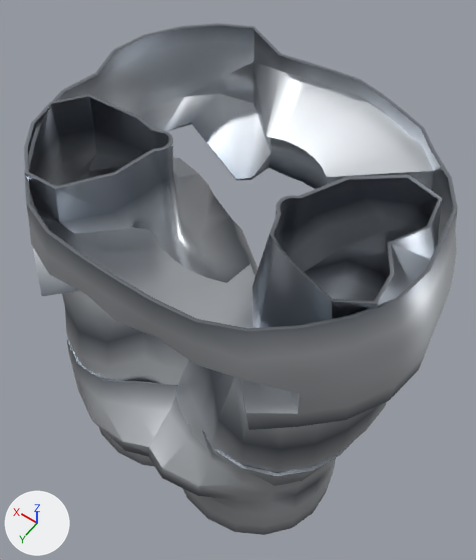
Before and after pictures for a commit that changed the glTF model assets_src/armor/kargan_2/heavy_a_legs.glb.
Before and after are seen from a 50 mm lens placed at (-0.46, 0.6, 1.788), pointed at (0.021, -0.073, 0.73). Lighting does not change. The marker at lower left points along +X, +Y and +Z. The picture after the commit comes second. Vertices at exactly the same position are counted once.

In view in the first picture: 'heavy_a_legs'.
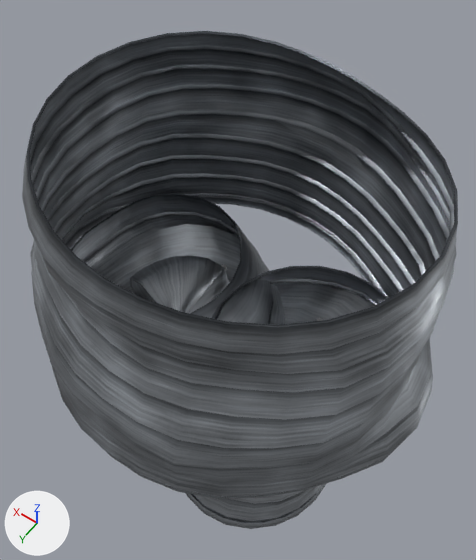
What differs and where, as boxes (x1, y1, x2, y2) in the pictures (476 x 560 px):
'heavy_a_legs', reshaped
    before: (24, 23, 458, 535)
    after: (22, 31, 458, 529)
part 1 of me_heavy_a_legs, rebuilt (14% taller)
    before: (24, 23, 458, 430)
    after: (22, 31, 458, 496)
part 2 of me_heavy_a_legs, rebuilt
    before: (149, 396, 353, 535)
    after: (186, 266, 388, 529)
part 3 of me_heavy_a_legs, rebuilt
    before: (67, 336, 178, 467)
    after: (70, 193, 285, 325)
part 4 of me_heavy_a_legs, rebuilt (not visible before)
    after: (130, 255, 230, 314)
part 5 of me_heavy_a_legs, added
    after: (65, 194, 387, 499)
part 6 of me_heavy_a_legs, added
    after: (187, 484, 326, 528)
part 7 of me_heavy_a_legs, deleted
    before: (24, 95, 442, 486)

The change, as a diff of the scene's bpy script:
```diff
--- a/assets_src/armor/kargan_2/heavy_a_legs.glb.py
+++ b/assets_src/armor/kargan_2/heavy_a_legs.glb.py
@@ img_trim_n_png @@
+img_trim_n_png = load_image('trim_n.png', '../textures/trim_n.png', 128, 64, 'Non-Color')
@@ img_trim_orm_png @@
+img_trim_orm_png = load_image('trim_orm.png', '../textures/trim_orm.png', 128, 64, 'Non-Color')
@@ img_trim_c_png @@
+img_trim_c_png = load_image('trim_c.png', '../textures/trim_c.png', 128, 64, 'sRGB')
@@ img_steel_n_png @@
+img_steel_n_png = load_image('steel_n.png', '../textures/steel_n.png', 256, 256, 'Non-Color')
@@ img_steel_orm_png @@
+img_steel_orm_png = load_image('steel_orm.png', '../textures/steel_orm.png', 256, 256, 'Non-Color')
@@ img_steel_c_png @@
+img_steel_c_png = load_image('steel_c.png', '../textures/steel_c.png', 256, 256, 'sRGB')
@@ mat_iron @@
+mat_iron = bpy.data.materials.new('iron')
+mat_iron.use_nodes = True; mat_iron.node_tree.nodes.clear()
+_N = mat_iron.node_tree.nodes; _L = mat_iron.node_tree.links
+n0 = _N.new('ShaderNodeBsdfPrincipled'); n0.name = 'Principled BSDF'
+n0.inputs[1].default_value = 1.0  # 'Metallic'
+n0.inputs[2].default_value = 0.48  # 'Roughness'
+n1 = _N.new('ShaderNodeOutputMaterial'); n1.name = 'Material Output'
+n2 = _N.new('ShaderNodeVertexColor'); n2.name = 'Color Attribute'
+_L.new(n0.outputs[0], n1.inputs[0])  # 'BSDF' to 'Surface'
+_L.new(n2.outputs[0], n0.inputs[0])  # 'Color' to 'Base Color'
@@ mat_trim @@
+mat_trim = bpy.data.materials.new('trim')
+# uses the picture img_trim_c_png
+# uses the picture img_trim_n_png
+# uses the picture img_trim_orm_png
@@ mat_steel @@
+mat_steel = bpy.data.materials.new('steel')
+# uses the picture img_steel_c_png
+# uses the picture img_steel_n_png
+# uses the picture img_steel_orm_png
@@ me_heavy_a_legs @@
 # used by ob_heavy_a_legs; location = (0.0, 0.0, 0.0)
-me_heavy_a_legs.from_pydata(...)  # 1374 vertices, 2472 faces; spans x -0.382..0.39, y -0.386..0.283, z 0.308..1.09
-me_heavy_a_legs.materials.append(mat_metal)
+me_heavy_a_legs.from_pydata(...)  # 2784 vertices, 5188 faces; spans x -0.418..0.423, y -0.419..0.345, z 0.333..1.089
+# me_heavy_a_legs part 1: the loose piece of 256 vertices spanning x -0.382..0.39, y -0.386..0.261, z 0.856..1.083 is rebuilt with 1088 vertices and now spans x -0.418..0.423, y -0.419..0.345, z 0.667..1.089, in mat_steel
+# me_heavy_a_legs part 2: the loose piece of 220 vertices spanning x -0.335..0.088, y -0.272..0.283, z 0.308..0.642 is rebuilt with 484 vertices and now spans x -0.359..0.106, y -0.281..0.251, z 0.334..0.723, in mat_steel
+# me_heavy_a_legs part 3: the loose piece of 220 vertices spanning x -0.085..0.34, y -0.265..0.283, z 0.308..0.64 is rebuilt with 484 vertices and now spans x -0.113..0.375, y -0.265..0.25, z 0.333..0.722, in mat_steel
+# me_heavy_a_legs part 4: the loose piece of 97 vertices spanning x 0.039..0.295, y -0.188..0.021, z 0.431..0.668 is rebuilt with 141 vertices and now spans x 0.087..0.288, y -0.171..0.022, z 0.462..0.642, in mat_steel
+# me_heavy_a_legs part 5: a new loose piece of 160 vertices spanning x -0.416..0.42, y -0.337..0.344, z 0.668..0.691, in mat_trim
+# me_heavy_a_legs part 6: a new loose piece of 130 vertices spanning x -0.301..0.052, y -0.127..0.25, z 0.333..0.375, in mat_trim
+# me_heavy_a_legs part 7: 484 vertices removed from x -0.358..0.37, y -0.263..0.273, z 0.516..1.09
+# other edits to the shape of me_heavy_a_legs do not show in these pictures
+me_heavy_a_legs.materials.append(mat_iron)
+me_heavy_a_legs.materials.append(mat_steel)
+me_heavy_a_legs.materials.append(mat_trim)
```
